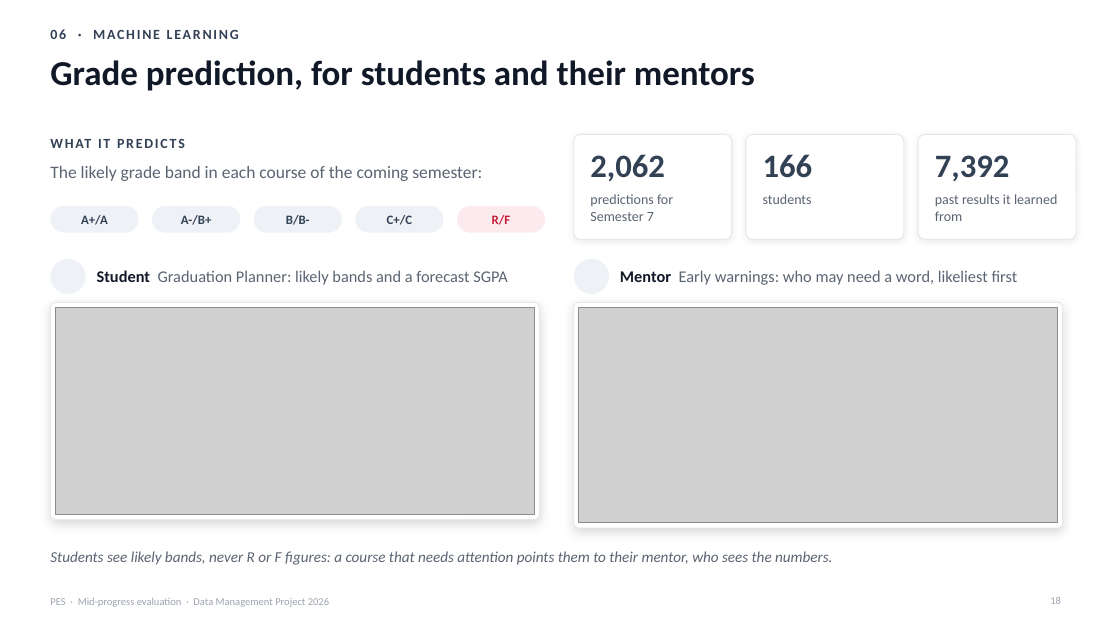
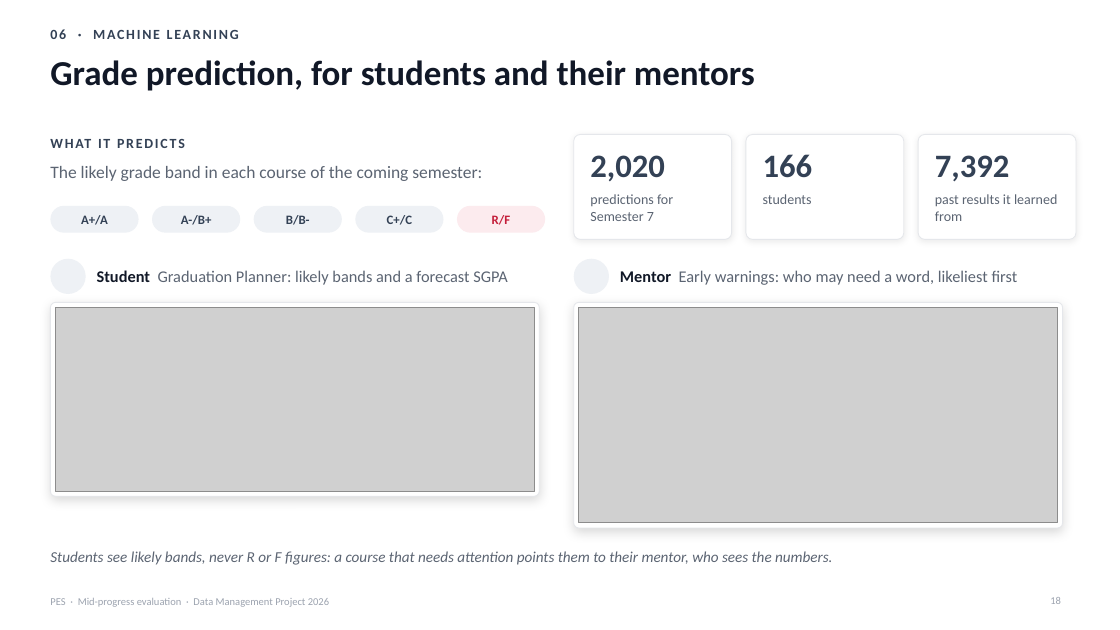
Before and after one commit to Senadheera-eng/Performance-Evaluation-System, a slide deck: slide 18 of presentations/PES_Mid_Progress_Evaluation.pptx. Drawn at 1120x630 pixels with LibreOffice and Linux fonts; fonts in the diff are those of the drawing; grey boxes stand for pictures; background and template pictures are left out. Boxes give left, top, right and bottom in pixels: in the first picture for what was removed or moved away, otherwise in the second. Text is boxed around its words. In the diff, an @@ line names an element or a change of style, - is before the commit and + after.

Commit message:
Do not predict a course graded in a later semester
The Engineering Project's Semester 7 part (CO4002) is graded once, in
Semester 8, so it is no longer forecast for Semester 7. The export marks
courses graded with a later part, train.py skips them, and migration 281
keeps them out of every forecast. Predictions reloaded: 2,020 (was 2,062),
all others unchanged. Guides, ML README and slides updated to match.

```diff
--- a/presentations/PES_Mid_Progress_Evaluation.pptx
+++ b/presentations/PES_Mid_Progress_Evaluation.pptx
@@ text at box(590, 155, 664, 181): text changed @@
-2,062
+2,020
@@ rounded rectangle: place and size @@
-rounded rectangle at box(50, 302, 539, 520)
+rounded rectangle at box(50, 302, 539, 497)
@@ rounded rectangle at box(50, 302, 539, 497): proportions changed @@
@@ picture: place and size @@
-picture at box(55, 308, 534, 515)
+picture at box(55, 308, 534, 492)
```
Also in this commit, not shown: 1 other slide changed, 13 other files.
